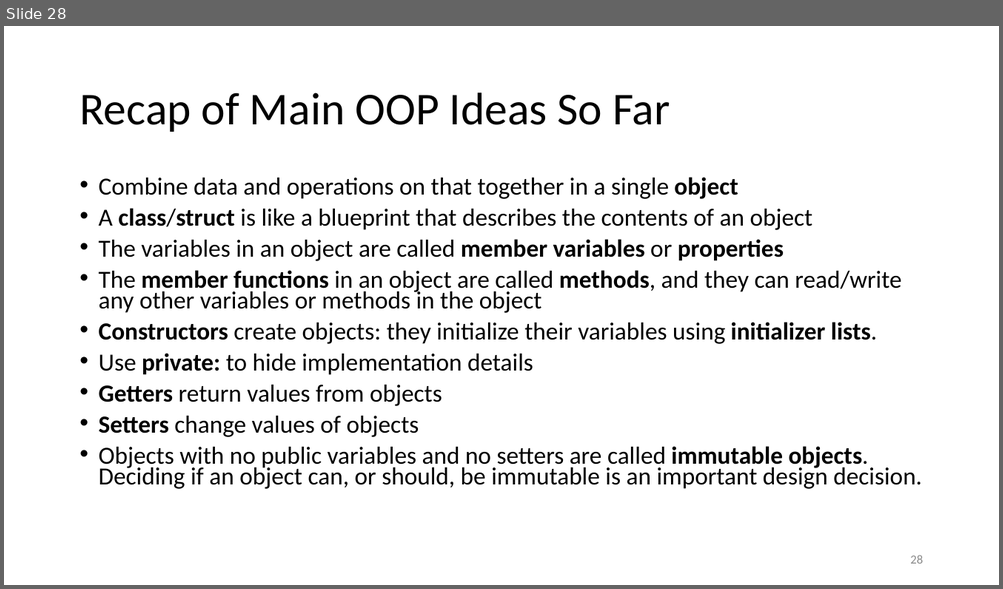
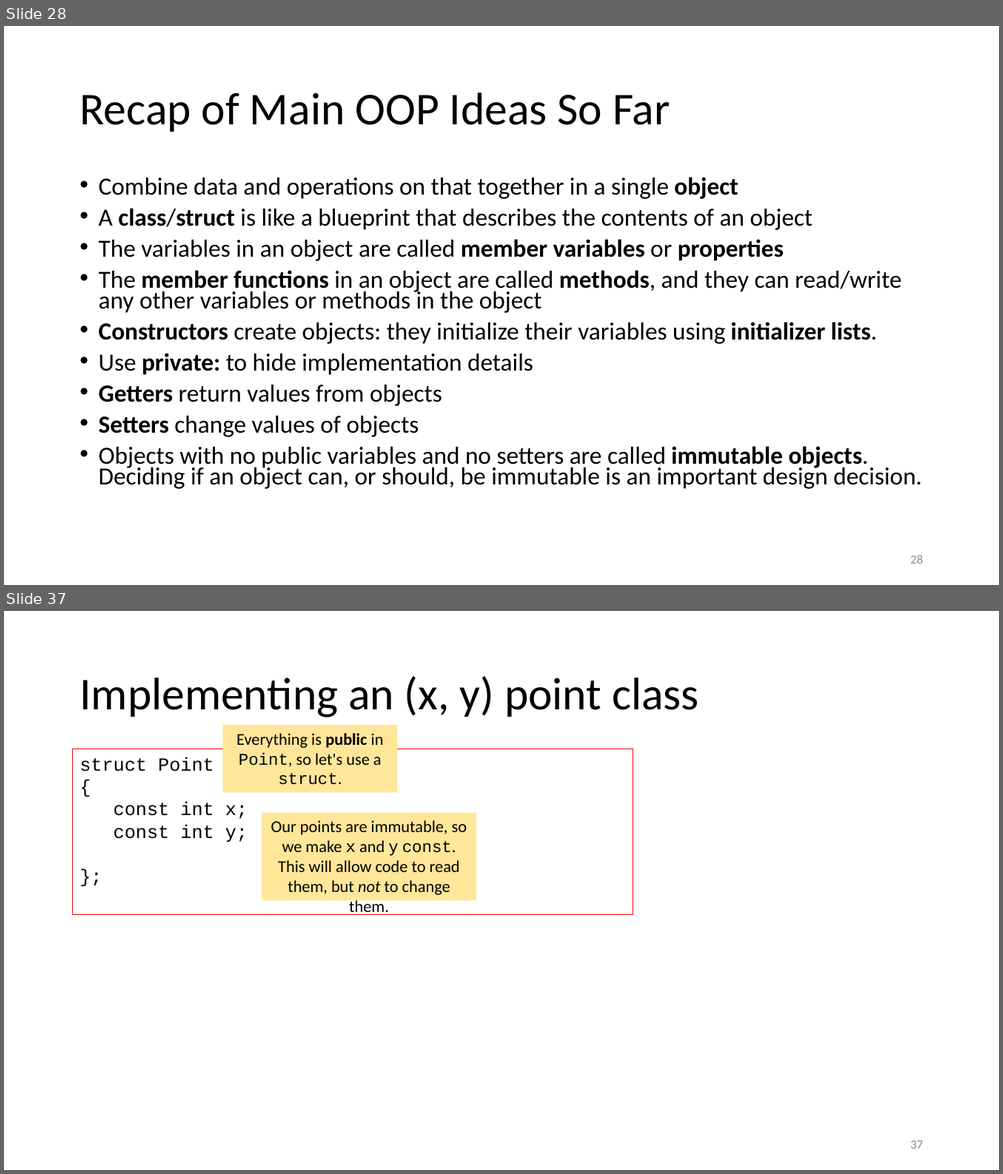
Before and after one commit to tjd1234/cmpt135spring2024, a slide deck: sample_code/week5/week5_cmpt135.pptx. Shown one above the other, each under a label of ours: slide 28 before the commit, slides 28 and 37 after it; the slides between them are not shown. The pictures are 1003x589 and 1003x1174 pixels, drawn with LibreOffice and Linux fonts; fonts in the diff are those of the drawing. Boxes give left, top, right and bottom in pixels: in the first picture for what was removed or moved away, otherwise in the second. Text is boxed around its words. In the diff, an @@ line names an element or a change of style, - is before the commit and + after.

```diff
--- a/sample_code/week5/week5_cmpt135.pptx
+++ b/sample_code/week5/week5_cmpt135.pptx
@@ slide 37 added at (4,611,999,1170), background #FFFFFF @@
@@ title added at (79,676,699,718), 44 pt, text #000000 @@
+Implementing an (x, y) point class
@@ rectangle added at (222,725,397,793), fill #FFE699, 16 pt, text #000000 @@
+Everything is public in Point, so let's use a struct.
@@ rectangle added at (73,749,633,914), outline #FF0000 0.75 pt, 18 pt, text #000000 @@
+struct Point
+{
+const int x;
+const int y;
+};
@@ rectangle added at (262,813,476,901), fill #FFE699, 16 pt, text #000000 @@
+Our points are immutable, so we make x and y const. This will allow code to read them, but not to change them.
@@ page number added at (910,1141,922,1149), 12 pt, text #8C8C8C @@
+37
```
Also in this commit, not shown: 29 other slides added.
